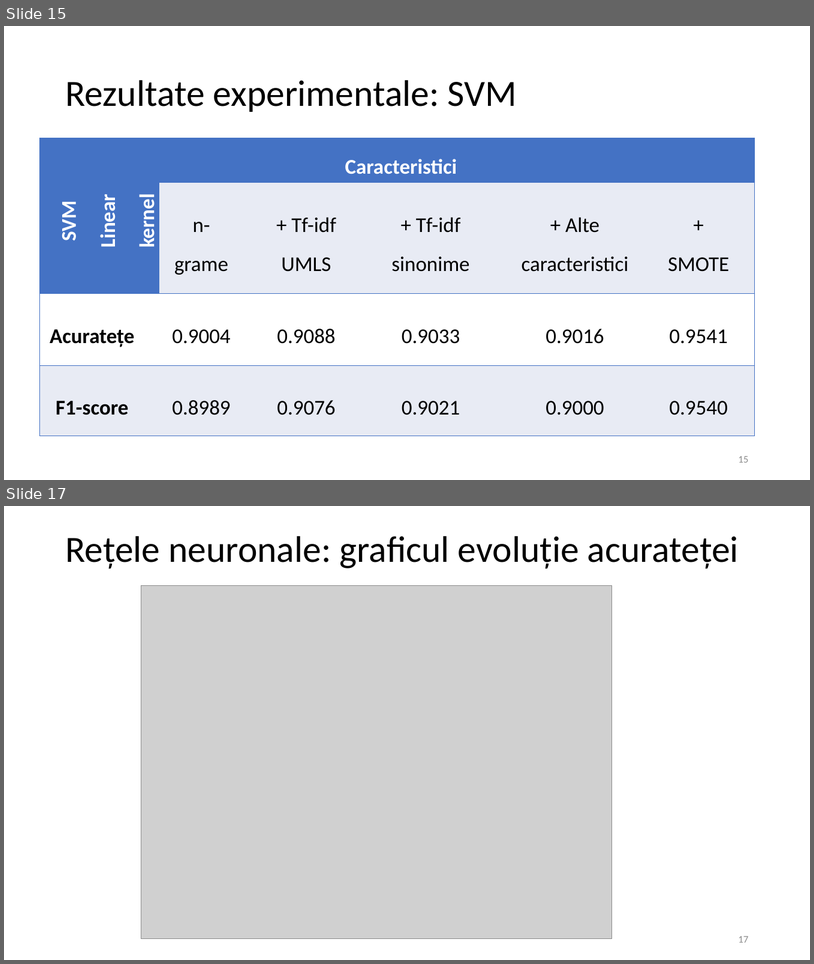
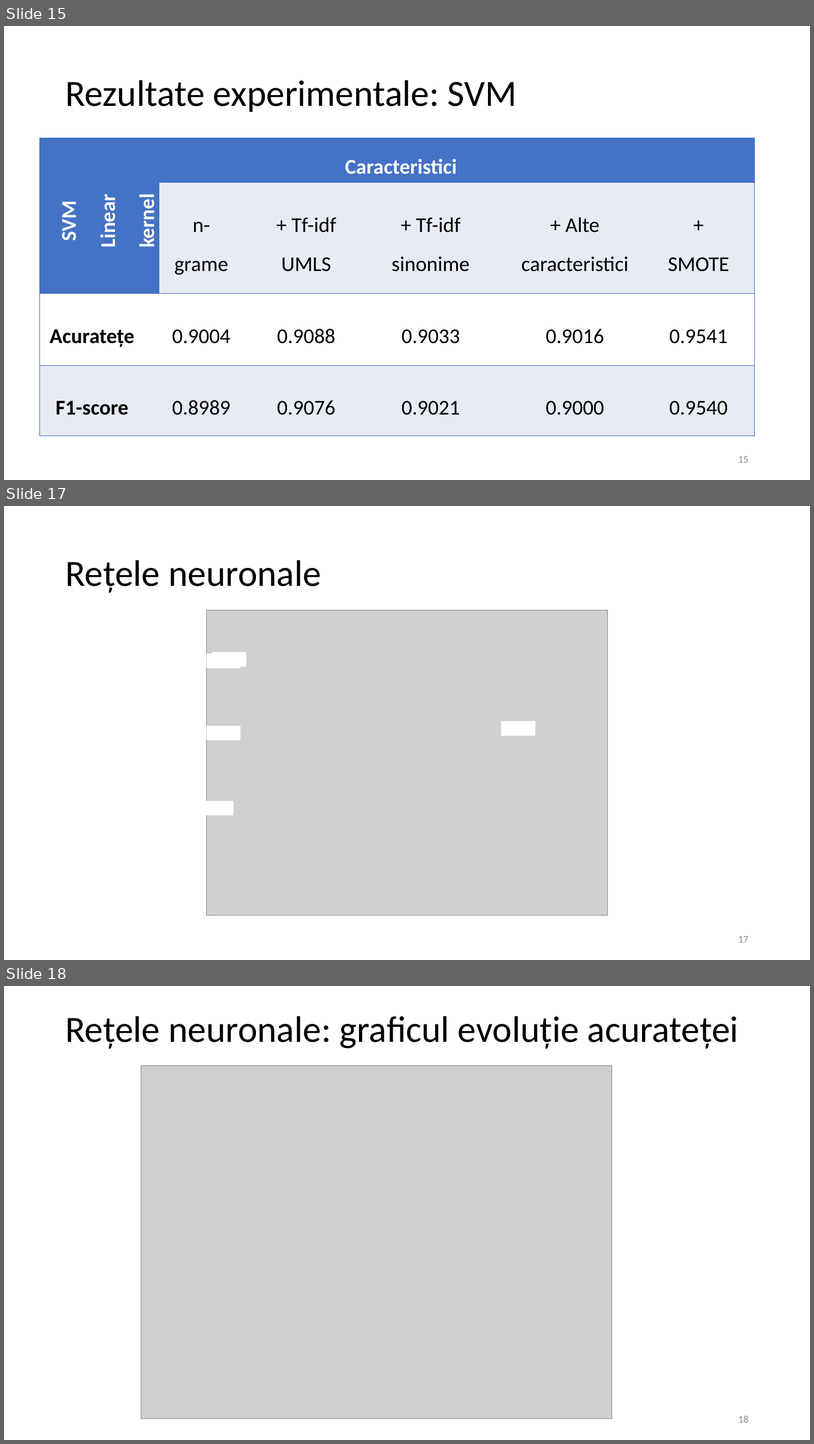
Before and after one commit to MariusParasca/Licenta-FII, a slide deck: Prezentare licenta.pptx. Shown one above the other, each under a label of ours: slides 15 and 17 before the commit, slides 15, 17 and 18 after it; the slides between them are not shown. The pictures are 814x964 and 814x1444 pixels, drawn with LibreOffice and Linux fonts; fonts in the diff are those of the drawing; grey boxes stand for pictures. Boxes give left, top, right and bottom in pixels: in the first picture for what was removed or moved away, otherwise in the second. Text is boxed around its words. In the diff, an @@ line names an element or a change of style, - is before the commit and + after.

```diff
--- a/Prezentare licenta.pptx
+++ b/Prezentare licenta.pptx
@@ slide 17 added at [4,506,810,960], background #FFFFFF @@
@@ title added at [65,560,321,593], 44 pt, text #000000 @@
+Rețele neuronale
@@ picture added at [207,610,608,915] @@
@@ rectangle added at [207,654,241,668], fill #FFFFFF @@
@@ rectangle added at [212,652,246,666], fill #FFFFFF @@
@@ rectangle added at [501,721,536,735], fill #FFFFFF @@
@@ rectangle added at [207,726,241,740], fill #FFFFFF @@
@@ rectangle added at [200,801,234,815], fill #FFFFFF @@
@@ page number added at [738,936,749,942], 12 pt, text #8C8C8C @@
+17
@@ what was slide 17 is now slide 18 @@
@@ page number at [738,1415,749,1422]: text changed @@
-17
+18
```
Also in this commit, not shown: 1 slide changed, 2 other files.
